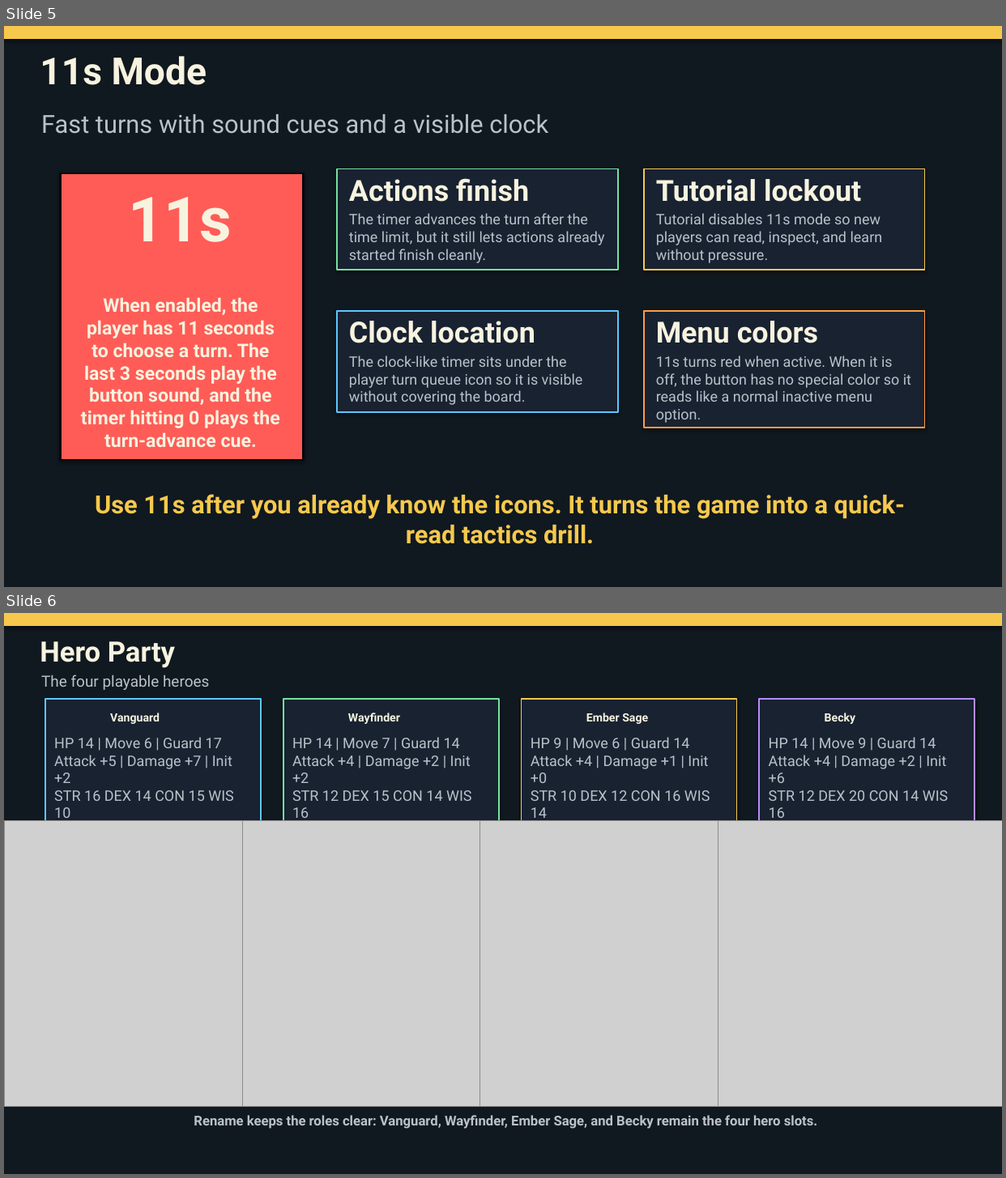
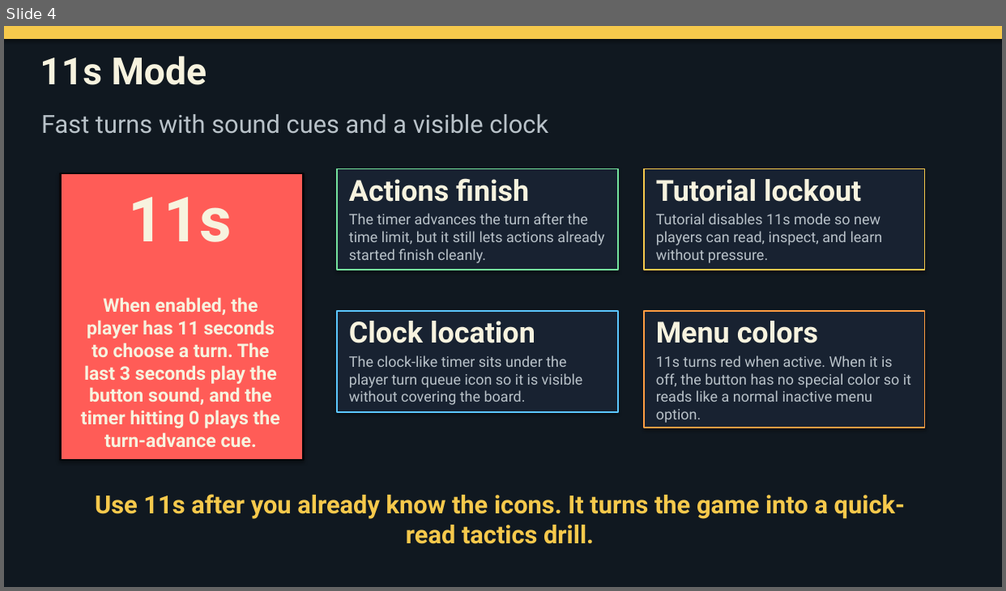
Before and after one commit to teymurianstudios/teymurian-studios, a slide deck: Pharhad_Road_Manual.pptx. Shown one above the other, each under a label of ours: slides 5 and 6 before the commit, slide 4 after it. The pictures are 1006x1178 and 1006x591 pixels, drawn with LibreOffice and Linux fonts; fonts in the diff are those of the drawing; grey boxes stand for pictures. Boxes give left, top, right and bottom in pixels: in the first picture for what was removed or moved away, otherwise in the second. Text is boxed around its words. In the diff, an @@ line names an element or a change of style, - is before the commit and + after.

```diff
--- a/Pharhad_Road_Manual.pptx
+++ b/Pharhad_Road_Manual.pptx
@@ slide 6 removed at <box>4,613,1002,1174</box>, background #101820 @@
@@ rectangle removed at <box>4,613,1002,1174</box> @@
@@ rectangle removed at <box>4,613,1002,626</box> @@
@@ text removed at <box>40,641,175,668</box> @@
-Hero Party
@@ text removed at <box>41,675,209,690</box> @@
-The four playable heroes
@@ rectangle removed at <box>45,699,261,1066</box> @@
@@ rectangle removed at <box>283,699,499,1066</box> @@
@@ rectangle removed at <box>522,699,737,1066</box> @@
@@ rectangle removed at <box>760,699,975,1066</box> @@
@@ text removed at <box>110,713,160,724</box> @@
-Vanguard
@@ text removed at <box>348,713,400,724</box> @@
-Wayfinder
@@ text removed at <box>586,713,648,724</box> @@
-Ember Sage
@@ text removed at <box>825,713,856,724</box> @@
-Becky
@@ text removed at <box>54,737,234,823</box> @@
-HP 14 | Move 6 | Guard 17
-Attack +5 | Damage +7 | Init +2
-STR 16 DEX 14 CON 15 WIS 10
@@ text removed at <box>292,737,472,823</box> @@
-HP 14 | Move 7 | Guard 14
-Attack +4 | Damage +2 | Init +2
-STR 12 DEX 15 CON 14 WIS 16
@@ text removed at <box>530,737,710,823</box> @@
-HP 9 | Move 6 | Guard 14
-Attack +4 | Damage +1 | Init +0
-STR 10 DEX 12 CON 16 WIS 14
@@ text removed at <box>769,737,948,823</box> @@
-HP 14 | Move 9 | Guard 14
-Attack +4 | Damage +2 | Init +6
-STR 12 DEX 20 CON 14 WIS 16
@@ picture removed at <box>4,820,290,1106</box> @@
@@ picture removed at <box>242,820,528,1106</box> @@
@@ picture removed at <box>480,820,766,1106</box> @@
@@ picture removed at <box>718,820,1002,1106</box> @@
@@ text removed at <box>194,1115,817,1129</box> @@
-Rename keeps the roles clear: Vanguard, Wayfinder, Ember Sage, and Becky remain the four hero slots.
@@ what was slide 5 is now slide 4 @@
```
Also in this commit, not shown: 2 slides changed, 1 slide added, 10 other slides removed, 1 other file.
